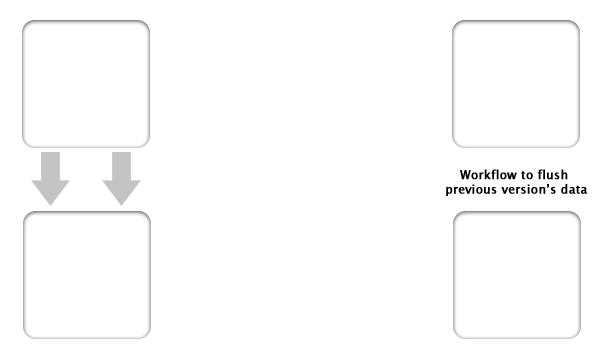
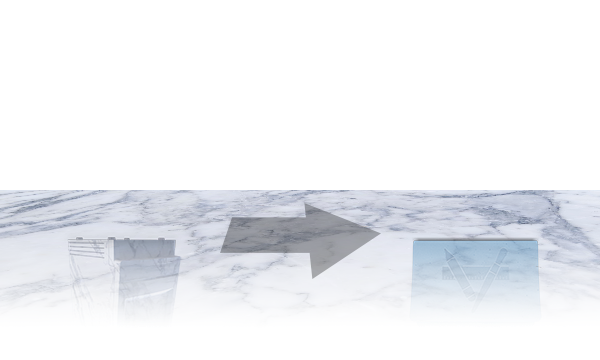
The second 600x360 image is a revision of the first. Changes to its layers:
added layer "Shape 1" (30%) above "Layer 6 copy" over [220, 203, 381, 279]
renamed "Shape 1 copy" to "Layer 6 copy", opacity 100% → 70%, painted on it over [102, 152, 542, 328]
removed layer "Workflow to flush previous version’s data" over [446, 169, 588, 196]
renamed "Shape 1" to "Layer 6", hid it, painted on it, unmasked it over [31, 137, 542, 239]
renamed "Rounded Rectangle 1 copy 3" to "Layer 5", opacity 100% → 70%, blend normal → multiply, painted on it over [65, 211, 581, 339]
renamed "Rounded Rectangle 1 copy 2" to "Layer 4", hid it, painted on it, unmasked it over [63, 20, 580, 245]
renamed "Rounded Rectangle 1 copy" to "Layer 3", painted on it over [0, 190, 600, 339]
removed layer "Rounded Rectangle 1" over [22, 20, 150, 148]
showed "Background" over [0, 20, 600, 339]
